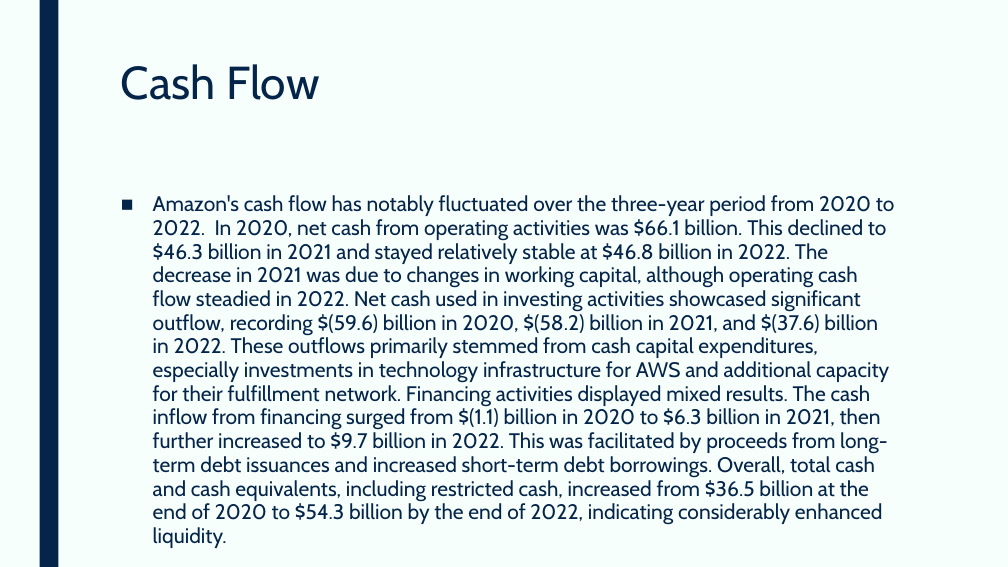
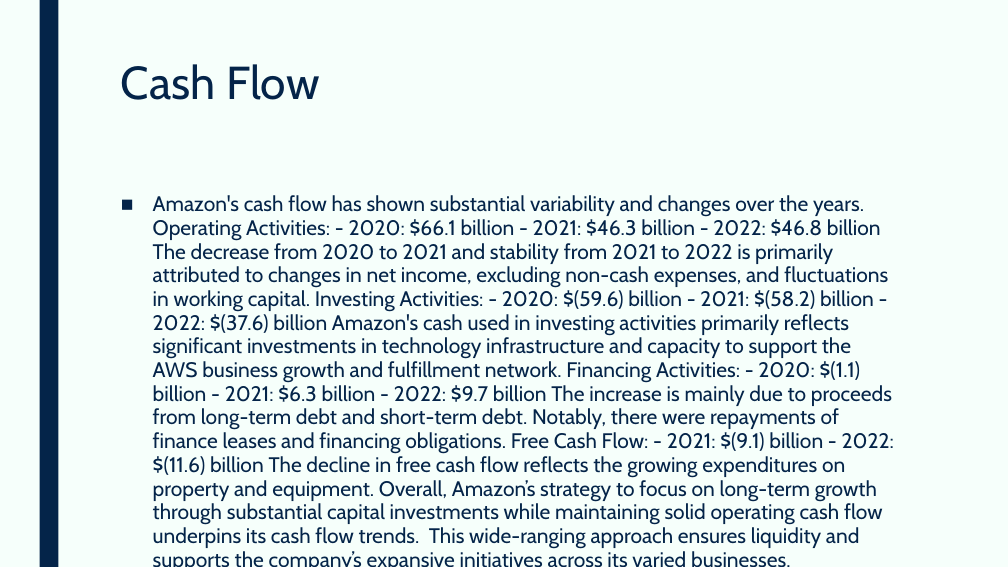
Before and after one commit to devangovind/AMUCLDISS, a slide deck: slide 7 of fastapi-backend/app/pres/output.pptx. Drawn at 1008x567 pixels with LibreOffice and Linux fonts; fonts in the diff are those of the drawing. Boxes give left, top, right and bottom in pixels: in the first picture for what was removed or moved away, otherwise in the second. Text is boxed around its words. In the diff, an @@ line names an element or a change of style, - is before the commit and + after.

```diff
--- a/fastapi-backend/app/pres/output.pptx
+++ b/fastapi-backend/app/pres/output.pptx
@@ text at bbox=[153, 195, 894, 549]: text changed @@
-■ Amazon's cash flow has notably fluctuated over the three-year period from 2020 to 2022. In 2020, net cash from operating activities was $66.1 billion. This declined to $46.3 billion in 2021 and stayed relatively stable at $46.8 billion in 2022. The decrease in 2021 was due to changes in working capital, although operating cash flow steadied in 2022. Net cash used in investing activities showcased significant outflow, recording $(59.6) billion in 2020, $(58.2) billion in 2021, and $(37.6) billion in 2022. These outflows primarily stemmed from cash capital expenditures, especially investments in technology infrastructure for AWS and additional capacity for their fulfillment network. Financing activities displayed mixed results. The cash inflow from financing surged from $(1.1) billion in 2020 to $6.3 billion in 2021, then further increased to $9.7 billion in 2022. This was facilitated by proceeds from long-term debt issuances and increased short-term debt borrowings. Overall, total cash and cash equivalents, including restricted cash, increased from $36.5 billion at the end of 2020 to $54.3 billion by the end of 2022, indicating considerably enhanced liquidity.
+■ Amazon's cash flow has shown substantial variability and changes over the years. Operating Activities: - 2020: $66.1 billion - 2021: $46.3 billion - 2022: $46.8 billion The decrease from 2020 to 2021 and stability from 2021 to 2022 is primarily attributed to changes in net income, excluding non-cash expenses, and fluctuations in working capital. Investing Activities: - 2020: $(59.6) billion - 2021: $(58.2) billion - 2022: $(37.6) billion Amazon's cash used in investing activities primarily reflects significant investments in technology infrastructure and capacity to support the AWS business growth and fulfillment network. Financing Activities: - 2020: $(1.1) billion - 2021: $6.3 billion - 2022: $9.7 billion The increase is mainly due to proceeds from long-term debt and short-term debt. Notably, there were repayments of finance leases and financing obligations. Free Cash Flow: - 2021: $(9.1) billion - 2022: $(11.6) billion The decline in free cash flow reflects the growing expenditures on property and equipment. Overall, Amazon’s strategy to focus on long-term growth through substantial capital investments while maintaining solid operating cash flow underpins its cash flow trends. This wide-ranging approach ensures liquidity and supports the company’s expansive initiatives across its varied businesses.
```
Also in this commit, not shown: 5 other slides changed, 7 slides added, 11 other files.
